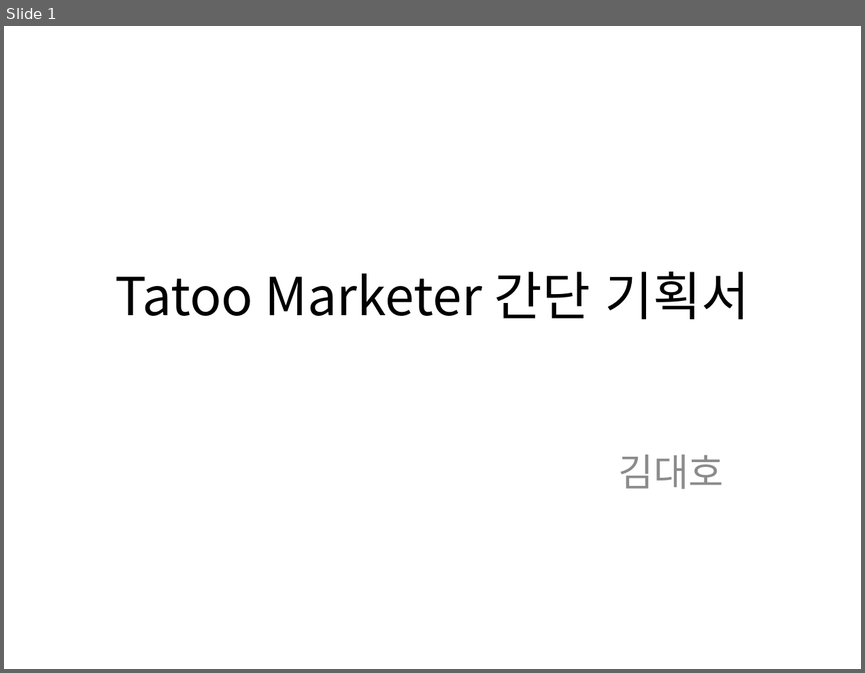
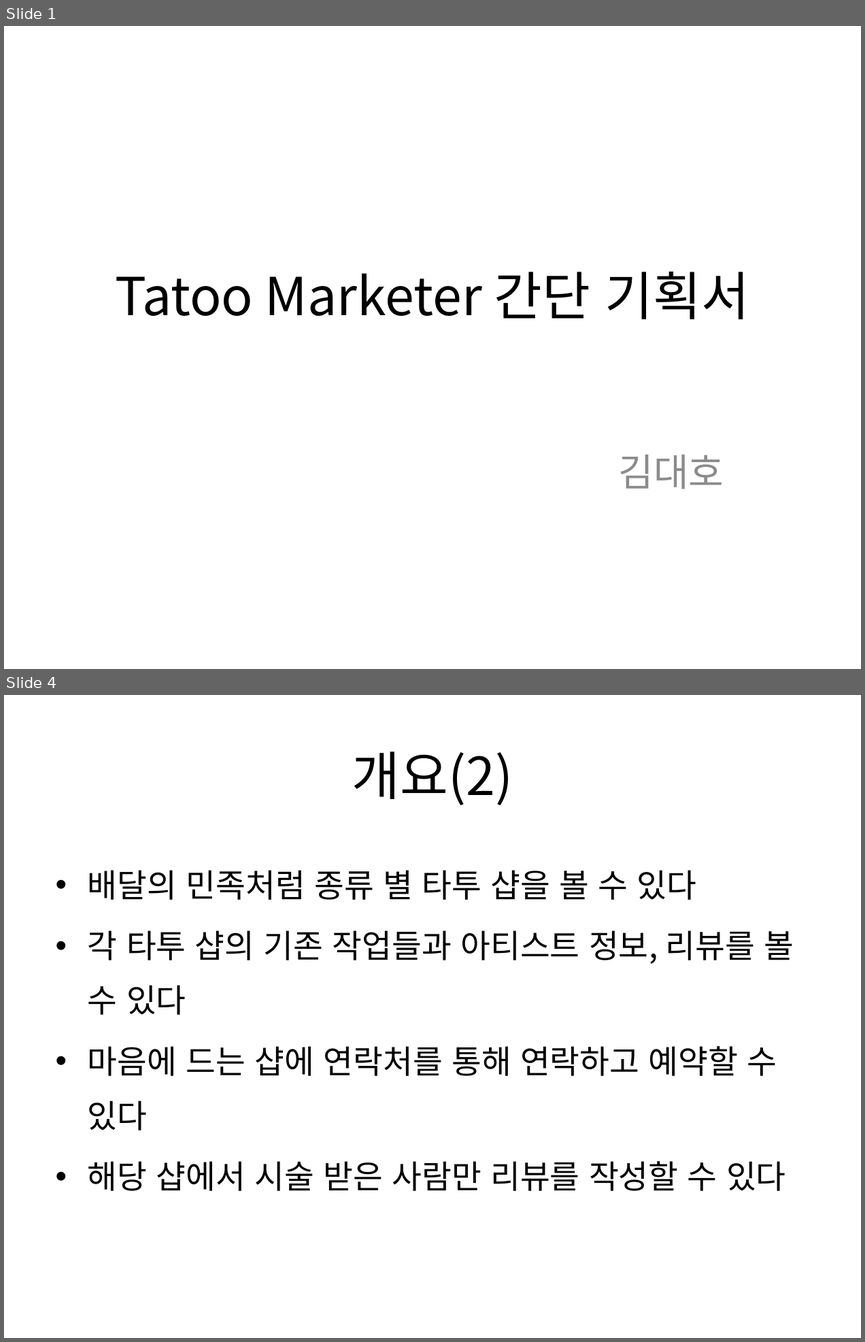
Before and after one commit to kurodari/ttm, a slide deck: docs/ttm 기획서 pt.pptx. Shown one above the other, each under a label of ours: slide 1 before the commit, slides 1 and 4 after it; the slides between them are not shown. The pictures are 865x673 and 865x1342 pixels, drawn with LibreOffice and Linux fonts; fonts in the diff are those of the drawing. Boxes give left, top, right and bottom in pixels: in the first picture for what was removed or moved away, otherwise in the second. Text is boxed around its words. In the diff, an @@ line names an element or a change of style, - is before the commit and + after.

Commit message:
개요 작성

```diff
--- a/docs/ttm 기획서 pt.pptx
+++ b/docs/ttm 기획서 pt.pptx
@@ slide 4 added at <box>4,695,861,1338</box>, background #FFFFFF @@
@@ title added at <box>352,751,513,805</box>, 44 pt, text #000000 @@
+개요(2)
@@ text added at <box>88,870,793,1191</box>, 27.2 pt, text #000000 @@
+• 배달의 민족처럼 종류 별 타투 샵을 볼 수 있다
+• 각 타투 샵의 기존 작업들과 아티스트 정보, 리뷰를 볼 수 있다
+• 마음에 드는 샵에 연락처를 통해 연락하고 예약할 수 있다
+• 해당 샵에서 시술 받은 사람만 리뷰를 작성할 수 있다
```
Also in this commit, not shown: 1 slide changed, 2 other slides added.
